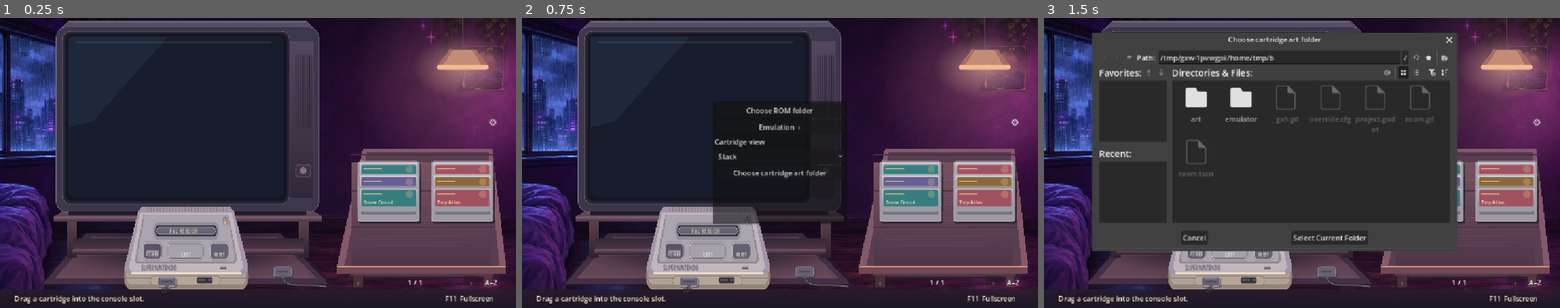
Above: before the commit, frames 1-3 (left to right).
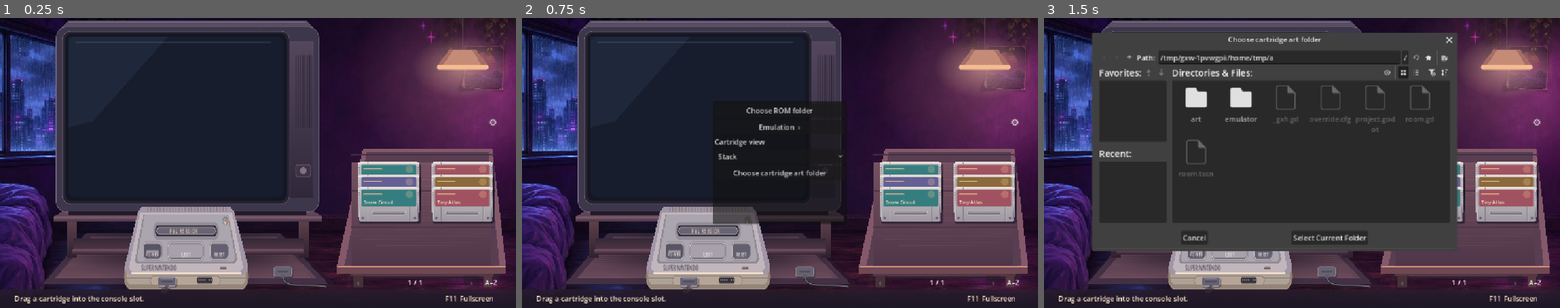
Above: after the commit, the same moments.

Repository: BaconBaps/snes
Game: Godot game, scene res://room.tscn
Same seed, same stepped clock (60 frames per second), same inputs: the game is played once before the commit and once after it.
Inputs:
- Up to frame 1 (0.25 s): no input
- Up to frame 2 (0.75 s): click "⚙" at 0.5 s
- Up to frame 3 (1.5 s): click "Choose cartridge art folder" at 1.25 s

The runs differ from the first frame. In frame 1, 1.0% of the frame differs, in the area x 69-96%, y 49-71%; in frame 2, 1.0%; in frame 3, 0.6%.

Commit message:
Draw PAL cartridge top surfaces and molded shell details

Diff:
--- a/room.gd
+++ b/room.gd
@@ -768,24 +768,57 @@
 	draw_line(from, to, Color(color), width, true)
 
 func cartridge(index: int, at: Vector2, visible_height := CART_SIZE.y) -> void:
-	var shell := Vector2(CART_SIZE.x, visible_height)
+	var width := CART_SIZE.x
+	draw_set_transform(at)
 	if visible_height == CART_SIZE.y:
-		rounded(Rect2(at + Vector2(3, 5), shell), 5, "#221926a8")
-	rounded(Rect2(at, shell), 5, "#9d9aa4", "#c5bcc1")
-	gradient(Rect2(at + Vector2(5, 4), Vector2(CART_SIZE.x - 10, 43)), "#ccc6ca", "#a099a4")
-	var label := Rect2(at + Vector2(8, 8), LABEL_SIZE)
+		rounded(Rect2(Vector2(3, 5), CART_SIZE), 6, "#18142596")
+
+	# The light catches the shallow top plane before rolling over the front edge.
+	shape([Vector2(0, 7), Vector2(2, 3), Vector2(8, 1), Vector2(width - 8, 1),
+		Vector2(width - 2, 3), Vector2(width, 7)], "#ded8d4")
+	line(Vector2(8, 1.8), Vector2(width - 8, 1.8), "#f5ece0")
+	for x in [22.0, width - 22.0]:
+		line(Vector2(x + 1, 1.5), Vector2(x, 7), "#938a91")
+		line(Vector2(x + 2, 2), Vector2(x + 1, 7), "#eee5de")
+
+	var body := PackedVector2Array([Vector2(0, 7), Vector2(width, 7),
+		Vector2(width - 2, visible_height - 4), Vector2(width - 6, visible_height),
+		Vector2(6, visible_height), Vector2(2, visible_height - 4)])
+	var top := Color("#c6c0c3")
+	var bottom := Color("#9e98a2")
+	draw_polygon(body, PackedColorArray([top, top, bottom, bottom, bottom, bottom]))
+	line(Vector2(1, 7), Vector2(width - 1, 7), "#f2e9e0")
+	line(Vector2(2, 10), Vector2(4, visible_height - 5), "#ddd5d4")
+	line(Vector2(width - 2, 10), Vector2(width - 4, visible_height - 5), "#807985")
+	for y in range(14, 31, 4):
+		line(Vector2(2, y), Vector2(5, y + 1), "#8f8994")
+		line(Vector2(width - 5, y + 1), Vector2(width - 2, y), "#8f8994")
+
+	var label := Rect2(Vector2(8, 8), LABEL_SIZE)
+	rounded(label.grow(0.75), LABEL_RADIUS + 1, "#e5ddda", "#a29aa1")
 	var art := cartridge_label_texture(index)
 	if art:
 		rounded(label, LABEL_RADIUS, "#36313b")
 		draw_texture_rect(art, label, false)
 	else:
 		rounded(label, LABEL_RADIUS, LABEL_COLORS[index % LABEL_COLORS.size()])
-		draw_circle(at + Vector2(CART_SIZE.x - 23, 18), 8, Color("#ffcf913c"), true, -1, true)
-		line(at + Vector2(13, 17), at + Vector2(53, 17), "#f8c992", 2)
-		words(titles[index], at.x + 13, at.y + 39, 11, int(CART_SIZE.x) - 26)
+		draw_circle(Vector2(width - 23, 18), 8, Color("#ffcf913c"), true, -1, true)
+		line(Vector2(13, 17), Vector2(53, 17), "#f8c992", 2)
+		words(titles[index], 13, 39, 11, int(width) - 26)
+
+	for x in [22.0, width - 22.0]:
+		line(Vector2(x, label.end.y + 1), Vector2(x, visible_height - 1), "#817983")
+		line(Vector2(x + 1, label.end.y + 1), Vector2(x + 1, visible_height - 1), "#c4bbc0")
 	if visible_height > 57.0:
-		box(at.x + 8, at.y + 56, CART_SIZE.x - 16, minf(7.0, visible_height - 56.0), "#77717d")
-		line(at + Vector2(12, 57), at + Vector2(CART_SIZE.x - 12, 57), "#bbb0b6")
+		var grip_height := minf(8.0, visible_height - 56.0)
+		rounded(Rect2(31, 56, width - 62, grip_height), 3, "#756e7b", "#d6cdd0")
+		for y in range(58, mini(62, floori(56 + grip_height))):
+			line(Vector2(35, y), Vector2(width - 35, y), "#9b929c")
+	if visible_height >= 74.0:
+		for x in [11.0, width - 11.0]:
+			draw_circle(Vector2(x, 71), 2.5, Color("#665e6a"), true, -1, true)
+			line(Vector2(x - 1, 71), Vector2(x + 1, 71), "#b5a9b2")
+	draw_set_transform(Vector2.ZERO)
 
 func draw_bedroom() -> void:
 	draw_texture_rect(preload("res://art/bedroom.jpg"), Rect2(0, 0, 1152, 648), false)
